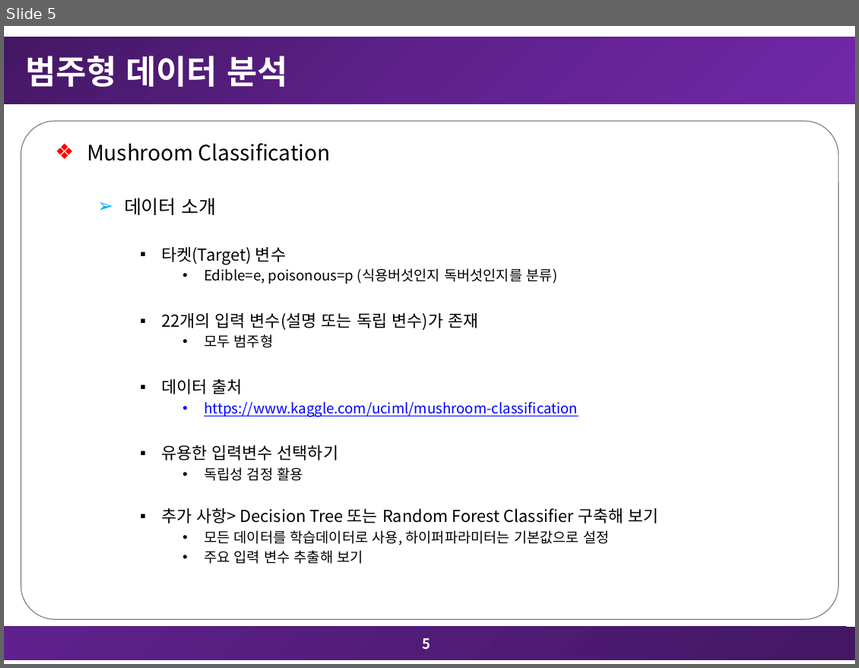
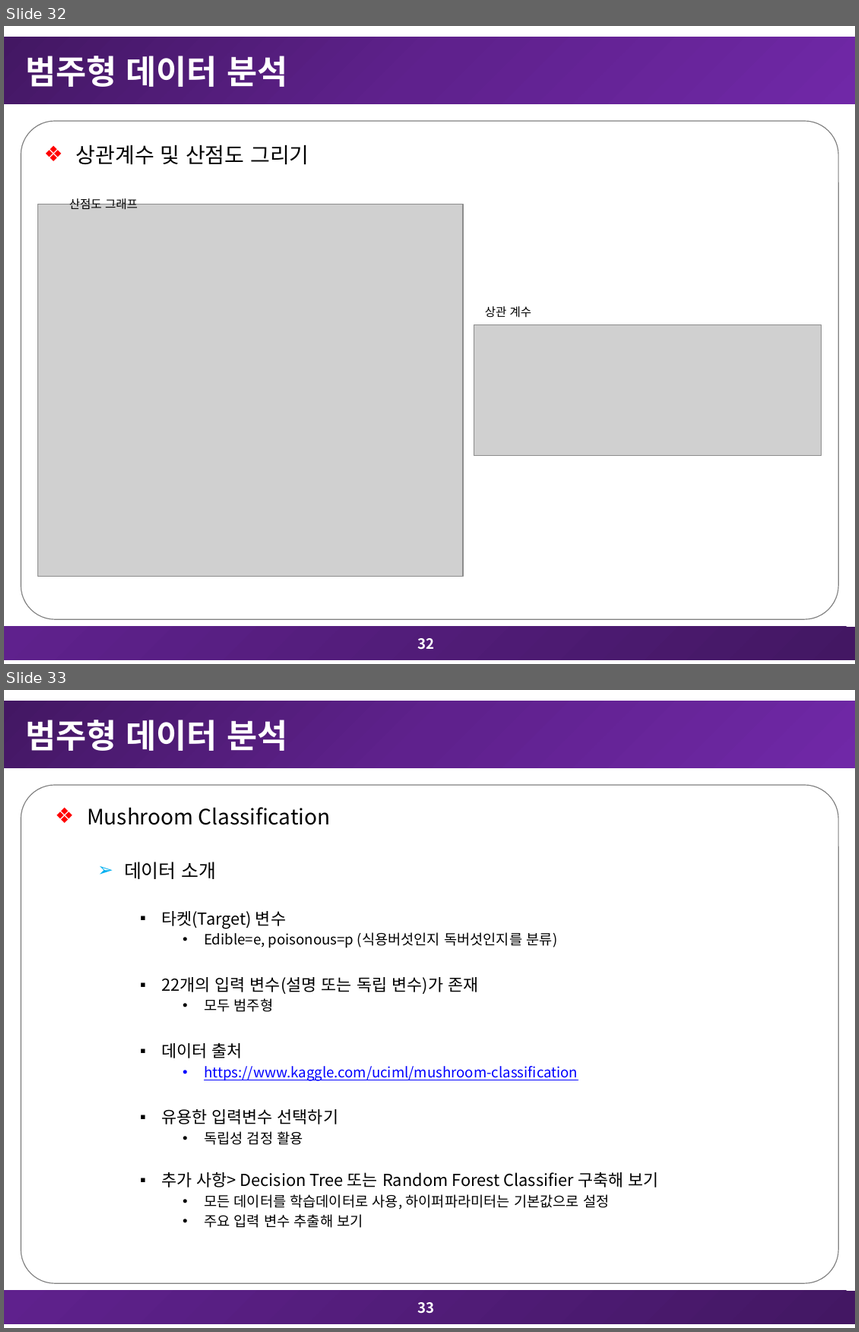
Before and after one commit to TaegyuHan/SCH_Multivariate_Analysis, a slide deck: 과제/8차_다변량분석_과제_20171483_한태규.pptx. Shown one above the other, each under a label of ours: slide 5 before the commit, slides 32 and 33 after it. The pictures are 859x668 and 859x1332 pixels, drawn with LibreOffice and Linux fonts; fonts in the diff are those of the drawing; grey boxes stand for pictures. Boxes give left, top, right and bottom in pixels: in the first picture for what was removed or moved away, otherwise in the second. Text is boxed around its words. In the diff, an @@ line names an element or a change of style, - is before the commit and + after.

```diff
--- a/과제/8차_다변량분석_과제_20171483_한태규.pptx
+++ b/과제/8차_다변량분석_과제_20171483_한태규.pptx
@@ slide 32 added at [4, 26, 855, 664], background #FFFFFF; not listed: 3 template elements that a slide beside it also shows @@
@@ title added at [26, 56, 287, 87], 28 pt, text #FFFFFF, bold @@
+범주형 데이터 분석
@@ text added at [76, 145, 309, 165], 18 pt, text #000000 @@
+  ❖ 상관계수 및 산점도 그리기
@@ picture added at [38, 205, 464, 577] @@
@@ text added at [69, 197, 138, 210], 10 pt, text #000000 @@
+산점도 그래프
@@ text added at [485, 306, 532, 318], 10 pt, text #000000 @@
+상관 계수
@@ picture added at [474, 325, 821, 455] @@
@@ page number added at [418, 639, 435, 650], 12 pt, text #FFFFFF, bold @@
+32
@@ what was slide 5 is now slide 33 @@
@@ page number at [418, 1303, 435, 1314]: text changed @@
-5
+33
```
Also in this commit, not shown: 28 other slides added, 5 other files.
